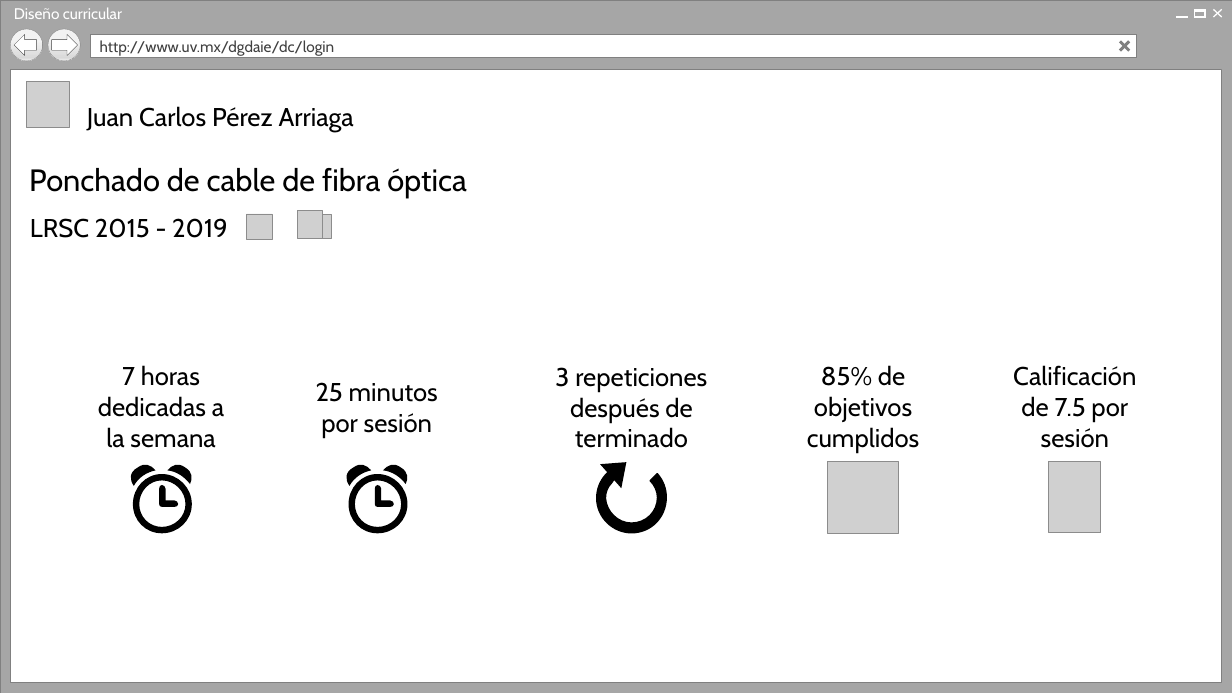
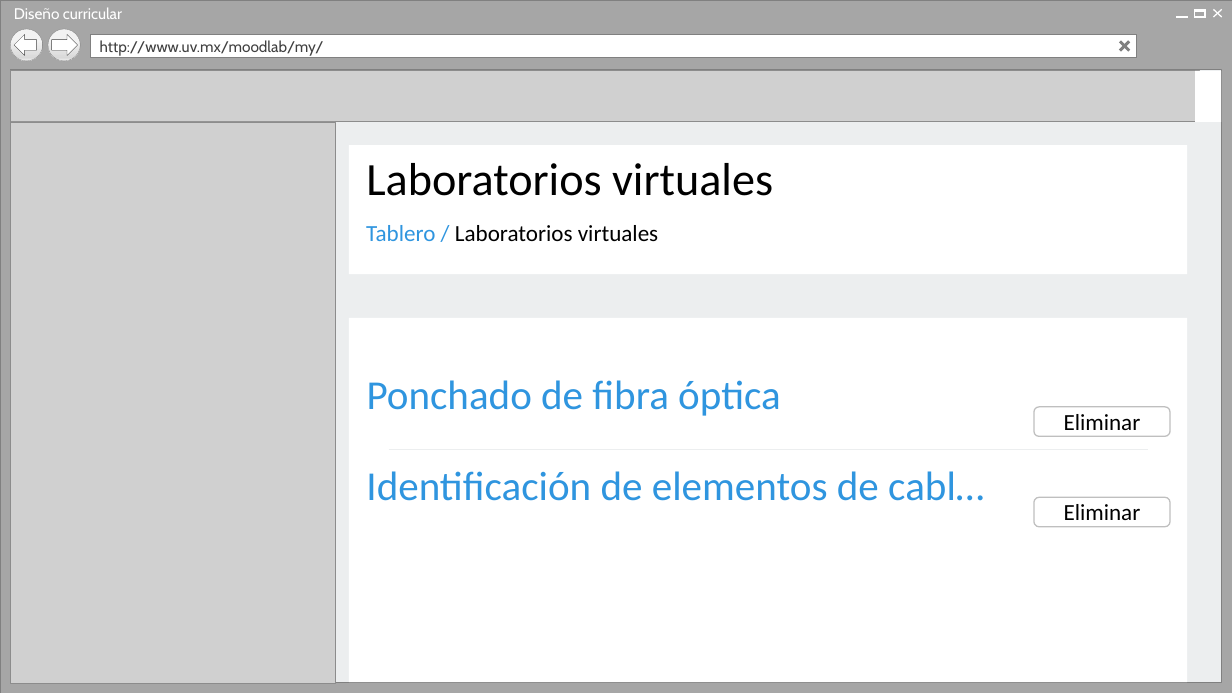
Before and after one commit to Senzho/ISOF_ER_PLAB_2018, a slide deck: slide 4 of Diseño/Prototipos.pptx (slide 2 before the commit). Drawn at 1232x693 pixels with LibreOffice and Linux fonts; fonts in the diff are those of the drawing; grey boxes stand for pictures; background and template pictures are left out. Boxes give left, top, right and bottom in pixels: in the first picture for what was removed or moved away, otherwise in the second. Text is boxed around its words. In the diff, an @@ line names an element or a change of style, - is before the commit and + after.

Commit message:
Diseño
1. Reducción de operaciones en clases de modelo de dominio.
2. Prototipos actualizados y terminados en primera versión.

```diff
--- a/Diseño/Prototipos.pptx
+++ b/Diseño/Prototipos.pptx
@@ text in rectangle at <box>100,40,324,56</box>: text changed @@
-http://www.uv.mx/dgdaie/dc/login
+http://www.uv.mx/moodlab/my/
@@ rectangle at <box>10,69,1222,682</box>: fill #FFFFFF to #ECEEEF @@
@@ picture added at <box>11,71,1201,122</box> @@
@@ picture removed at <box>27,81,69,128</box> @@
@@ rectangle added at <box>1195,71,1221,122</box>, fill #FFFFFF @@
@@ text removed at <box>87,106,354,132</box> @@
-Juan Carlos Pérez Arriaga
@@ picture added at <box>11,122,335,683</box> @@
@@ rectangle added at <box>349,145,1188,274</box>, fill #FFFFFF @@
@@ text added at <box>366,163,773,196</box>, 36 pt, text #000000 @@
+Laboratorios virtuales
@@ text removed at <box>30,218,228,238</box> @@
-LRSC 2015 - 2019
@@ picture removed at <box>247,214,273,240</box> @@
@@ picture removed at <box>298,211,323,238</box> @@
@@ picture removed at <box>311,214,332,238</box> @@
@@ text added at <box>366,225,658,241</box>, 18 pt, text #000000 @@
+Tablero / Laboratorios virtuales
@@ rectangle added at <box>349,318,1188,682</box>, fill #FFFFFF @@
@@ text removed at <box>98,365,224,448</box> @@
-7 horas dedicadas a la semana
@@ text removed at <box>316,382,438,437</box> @@
-25 minutos por sesión
@@ text "Ponchado de fibra óptica" at <box>367,380,781,416</box>: vertical alignment middle to top @@
@@ text at <box>367,380,781,416</box>: text changed; size 24 to 32 pt; font Cabin to Calibri; text colour #000000 to #2F95DF @@
-Ponchado de cable de fibra óptica
+Ponchado de fibra óptica
@@ text removed at <box>555,367,707,448</box> @@
-3 repeticiones después de terminado
@@ text removed at <box>807,365,920,452</box> @@
-85% de objetivos cumplidos
@@ text removed at <box>1013,365,1136,448</box> @@
-Calificación de 7.5 por sesión
@@ rounded rectangle added at <box>1034,407,1170,436</box>, fill #FFFFFF, outline #BFBFBF 1 pt @@
@@ text added at <box>1064,414,1141,430</box>, 18 pt, text #000000 @@
+Eliminar
@@ freeform shape removed at <box>129,462,193,533</box> @@
@@ freeform shape removed at <box>345,462,409,533</box> @@
@@ text added at <box>366,471,984,501</box>, 32 pt, text #2F95DF @@
+Identificación de elementos de cabl…
@@ line added from (389, 450) to (1149, 450), #ECEEEF 1 pt @@
@@ freeform shape removed at <box>596,462,667,533</box> @@
@@ picture removed at <box>827,462,899,534</box> @@
@@ picture removed at <box>1049,462,1101,533</box> @@
@@ rounded rectangle added at <box>1034,497,1170,527</box>, fill #FFFFFF, outline #BFBFBF 1 pt @@
@@ text added at <box>1064,504,1141,527</box>, 18 pt, text #000000 @@
+Eliminar
```
Also in this commit, not shown: 1 other slide changed, 6 slides added, 1 other file.
